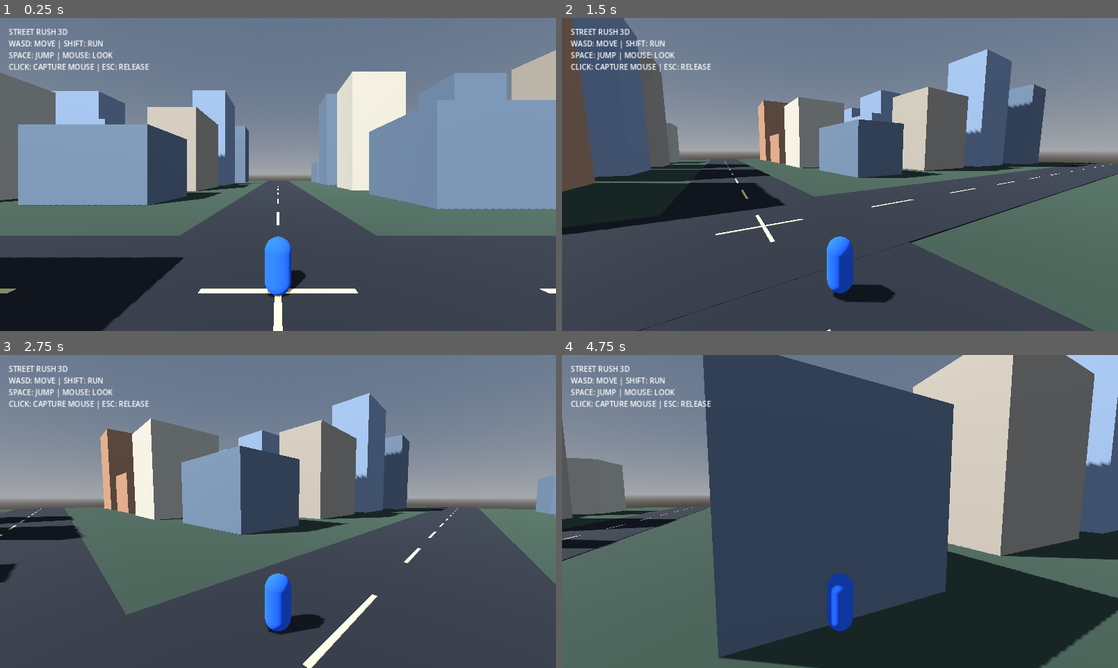
Above: before the commit, frames 1-4 (two rows, left to right).
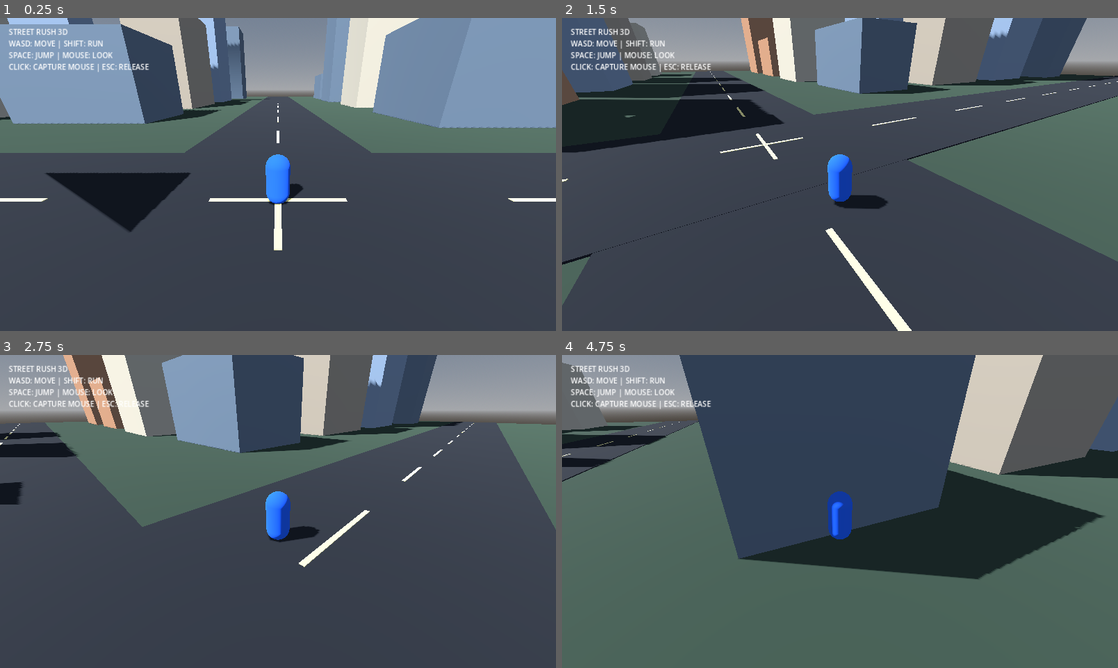
Above: after the commit, the same moments.

Repository: isaacpeterpan4-netizen/STREET-RUSH-3D
Game: Godot game, scene res://scenes/main.tscn
Two runs of this game, one before a commit and one after it. Both use one fixed random seed, a clock stepped at 60 frames per second and the inputs below.
Inputs (mouse positions are in pixels of both pictures, inside the frame that each line leads up to):
- Up to frame 1 (0.25 s): no input
- Up to frame 2 (1.5 s): tap Enter at 0.5 s; move the mouse to (962, 158) at 0.52 s; hold D 0.53-1.28 s; hold Shift 0.53-1.28 s; click (962, 158) at 0.67 s; tap Space at 0.77 s; move the mouse to (812, 174) at 1.27 s; hold W from 1.28 s (still down); tap Shift at 1.35 s
- Up to frame 3 (2.75 s): keep holding W; tap Space at 1.52 s; move the mouse to (289, 505) at 2.02 s; hold Shift from 2.03 s (still down)
- Up to frame 4 (4.75 s): keep holding W; move the mouse to (834, 517) at 2.77 s; release Shift at 2.78 s; tap Shift at 2.85, 4.35 s; tap Space at 3.02, 3.77, 4.52 s; move the mouse to (878, 514) at 3.52 s; hold Shift 3.53-4.28 s; move the mouse to (795, 508) at 4.27 s

The runs differ from the first frame. In frame 1, 64% of the frame differs, in the area x 0-100%, y 0-100%; in frame 2, 59%; in frame 3, 58%; in frame 4, 52%.

Commit message:
Fix player camera initialization

Diff:
--- a/scripts/player.gd
+++ b/scripts/player.gd
@@ -42,10 +42,10 @@
 
     camera = Camera3D.new()
     camera.position = Vector3(0, 2.3, 6.5)
-    camera.look_at(Vector3(0, 1.2, 0), Vector3.UP)
     camera.current = true
     camera.fov = 75
     camera_pivot.add_child(camera)
+    camera.look_at(Vector3(0, 1.2, 0), Vector3.UP)
 
 func _create_hud():
     var canvas = CanvasLayer.new()
